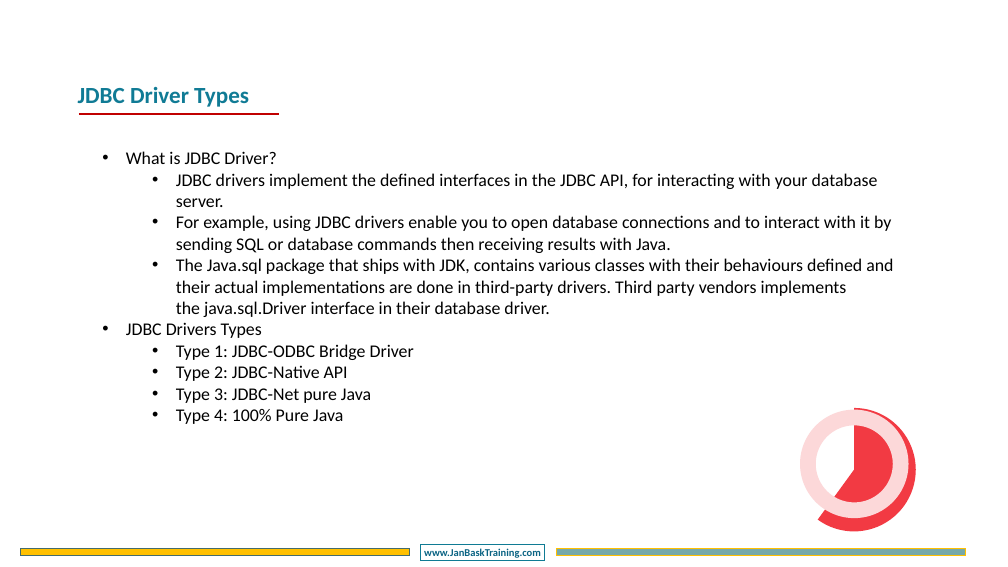
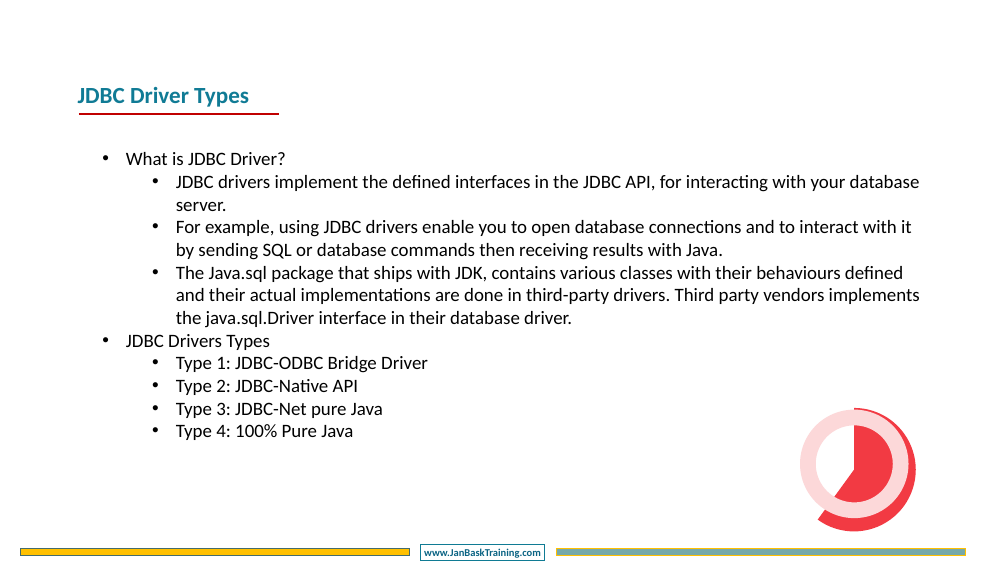
Before and after one commit to CompleteJavaTraining/AdvancedJava, a slide deck: slide 7 of slides/JDBC/JDBC - Chapter1.pptx. Drawn at 1008x567 pixels with LibreOffice and Linux fonts; fonts in the diff are those of the drawing; background and template pictures are left out. Boxes give left, top, right and bottom in pixels: in the first picture for what was removed or moved away, otherwise in the second. Text is boxed around its words. In the diff, an @@ line names an element or a change of style, - is before the commit and + after.

Commit message:
checked in the updated formatted slides

```diff
--- a/slides/JDBC/JDBC - Chapter1.pptx
+++ b/slides/JDBC/JDBC - Chapter1.pptx
@@ text "What is JDBC Driver?" at (126,152,920,440): size 34 to 36 pt @@
```
Also in this commit, not shown: 8 other slides changed, 3 slides removed, 3 other files.
